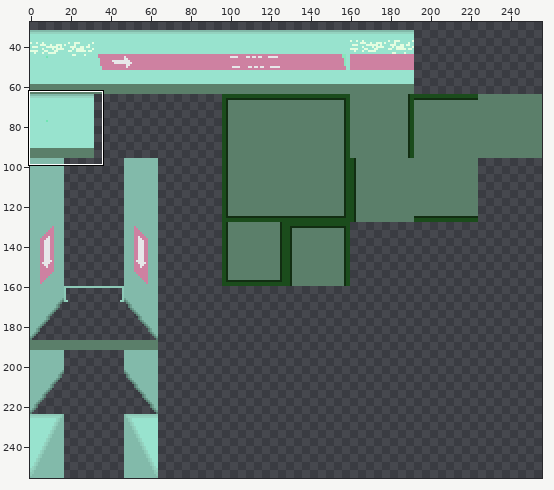
Edited in one commit: sprite sheet (CasaDesDiamantes/sprites/powerplantTiles_spr/layers/f8cc99b8-d136-4683-86c9-f96aef7ba5a8/bbe75377-6bcf-4608-be53-f0484317fdcb.png). The first picture is a wide view before the edit; the outline marks the close-up.
Close-up. As it was:
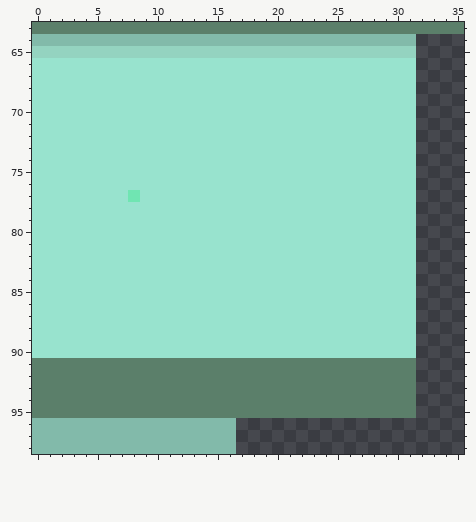
The file is 256x256 pixels. Shown: x 0..35, y 63..98. The wide view leaves out empty margins. The commit also changed other parts of the picture, which this record leaves out.
Now the later version:
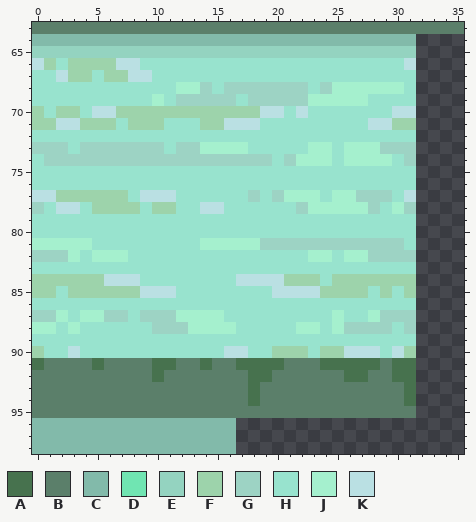
Palette (. is transparent): A #47724e  B #5b7f6a  C #82baaa  D #70e5b2  E #94d3c0  F #9dd3ab  G #9dd3c4  H #98e3ce  J #a5f0ce  K #bae0e3
Difference:
Changed rows in their new state; - is an unchanged pixel.
first column x 0:
66 KF-FFFFKK----------------------K
67 --KFF-FFKK----------------------
68 ------------JJG-GGGGGGG-GJJJJJJ-
69 ----------J-GGGGG-GGGGGJJJJJ----
70 F-FF-KKFFFFFFFFFFFFKK-K-------KK
71 FFKKFFF-FFF---FFKKK---------KKFF
73 GGG-GGGGGGG-GGJJJJ-----JJ-JJJGGG
74 -GGGGGGGGGGGGGGGGGGG-GJJJ-JJJJ-G
77 KKFFFFFFHKKK------G-GJJJ-JJGGG-K
78 G-KK-FFFF-FF--KK------GJJJJJG-JG
81 JJJJJ---------JJJJJGGGGGGGGGGGG-
82 GGGJ-JJJ---------------JJ-JJGGGG
84 FFFFFFKKK--------KKKKFFF-FFFFFFF
85 FF-FFFFFFKKK--------KKKKFFFF-F-F
87 GGJ-JJGG-GGGJJJJ---------J--JGGG
88 JJ-J------GGGJJJJ-----JJ-JGGGG-G
90 F--K------------KK--FFF-FFKKK-KF
91 A----A----AA--A--AAAA---AAAAA-AA
92 ----------A-------AA------AA--AA
93 ------------------A------------A
94 ------------------A------------A
